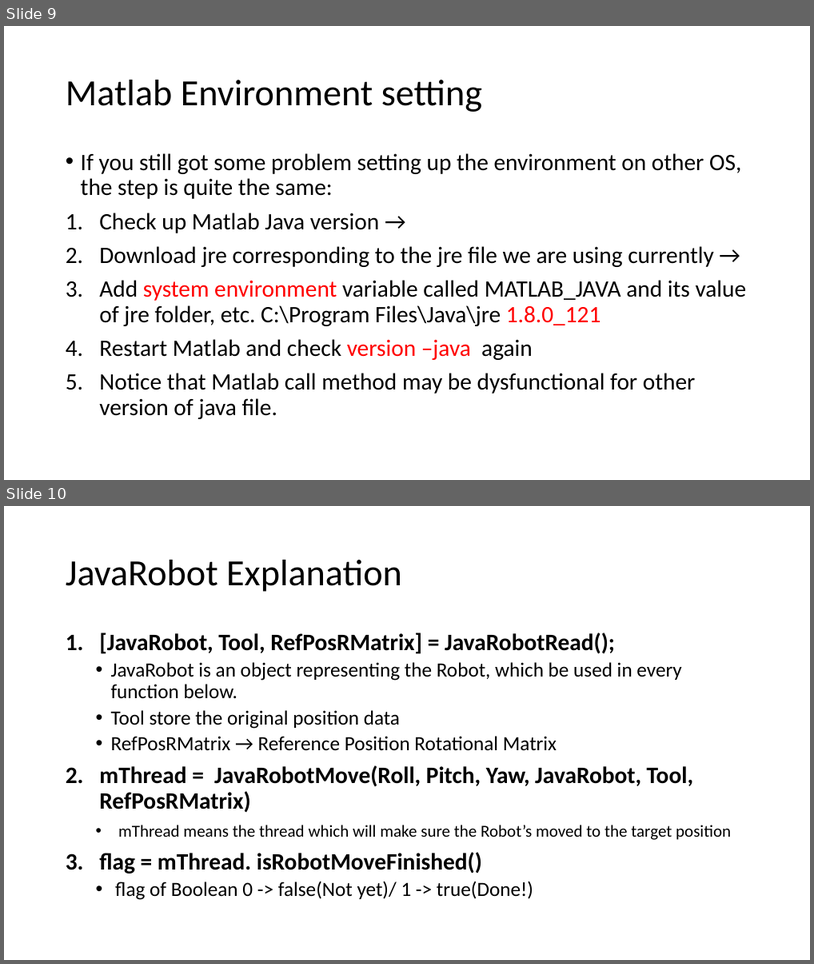
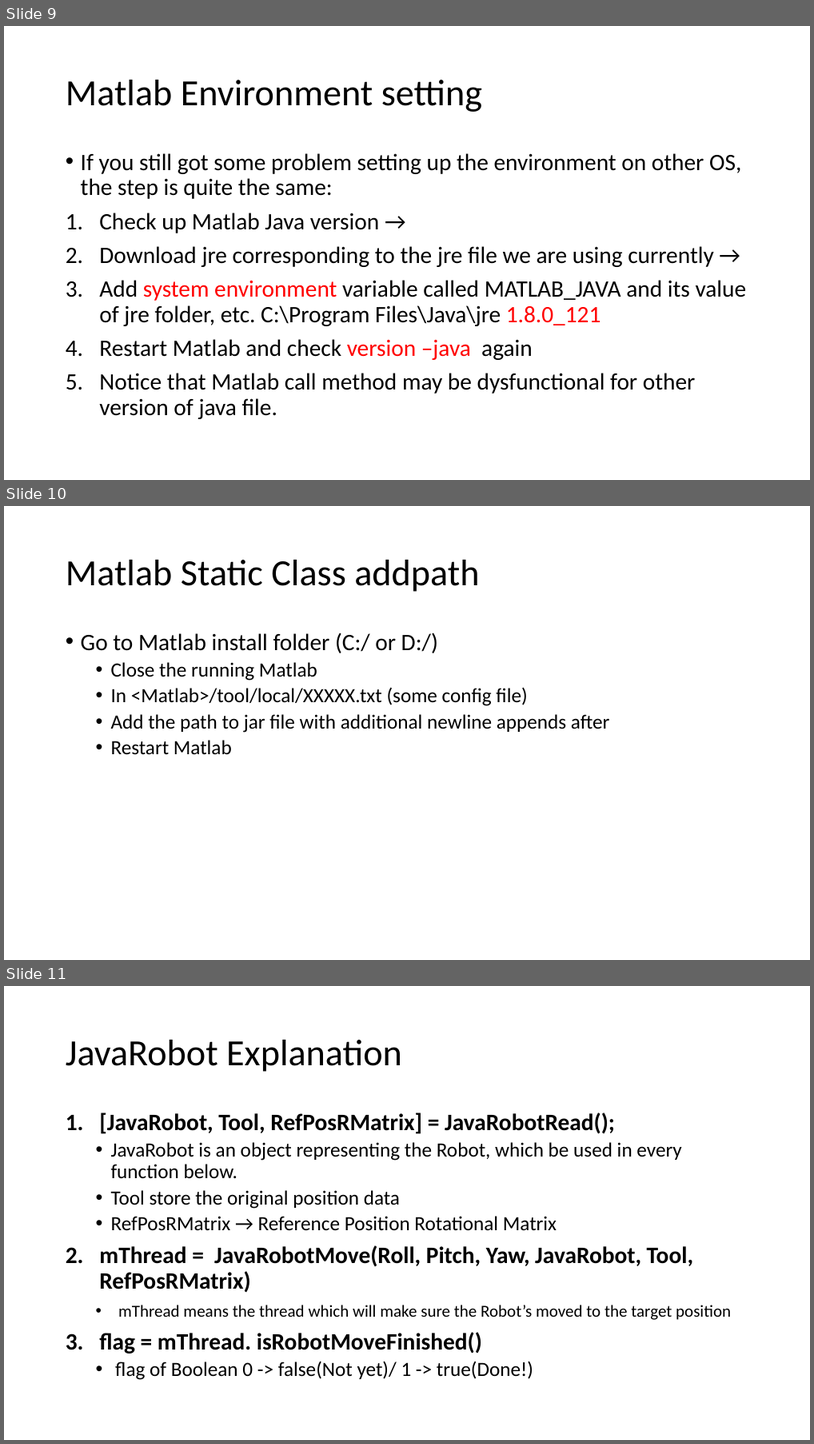
Before and after one commit to Cosas1008/JavaRobot, a slide deck: Matlab Setup.pptx. Shown one above the other, each under a label of ours: slides 9 and 10 before the commit, slides 9, 10 and 11 after it. The pictures are 814x964 and 814x1444 pixels, drawn with LibreOffice and Linux fonts; fonts in the diff are those of the drawing. Boxes give left, top, right and bottom in pixels: in the first picture for what was removed or moved away, otherwise in the second. Text is boxed around its words. In the diff, an @@ line names an element or a change of style, - is before the commit and + after.

```diff
--- a/Matlab Setup.pptx
+++ b/Matlab Setup.pptx
@@ slide 10 added at (4, 506, 810, 960), background #FFFFFF @@
@@ title added at (66, 560, 479, 592), 44 pt, text #000000 @@
+Matlab Static Class addpath
@@ text added at (81, 632, 610, 754), 24 pt, text #000000 @@
+• Go to Matlab install folder (C:/ or D:/)
+  • Close the running Matlab
+  • In <Matlab>/tool/local/XXXXX.txt (some config file)
+  • Add the path to jar file with additional newline appends after
+  • Restart Matlab
@@ what was slide 10 is now slide 11 @@
```
Also in this commit, not shown: 2 other slides added, 7 other files.
